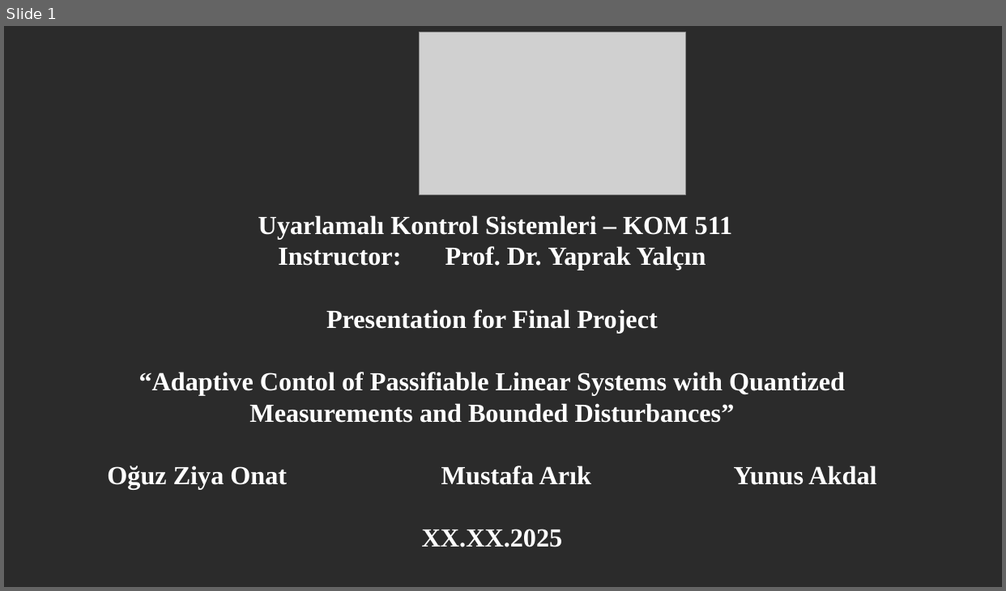
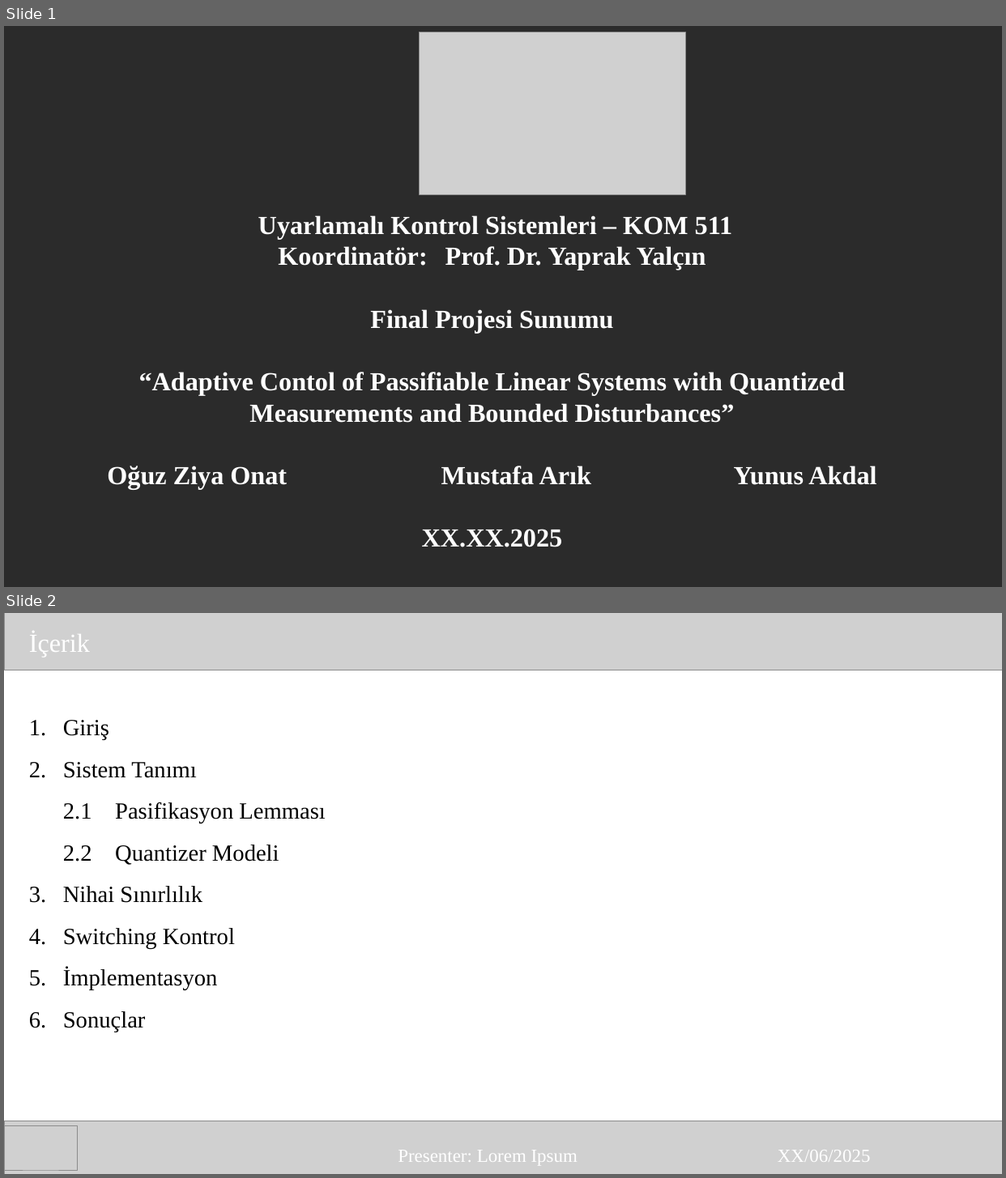
Before and after one commit to MrSkyGodz/KOM-511-Adaptive-Control, a slide deck: FinalProject/presentation_v0.pptx. Shown one above the other, each under a label of ours: slide 1 before the commit, slides 1 and 2 after it. The pictures are 1006x591 and 1006x1178 pixels, drawn with LibreOffice and Linux fonts; fonts in the diff are those of the drawing; grey boxes stand for pictures; background and template pictures are left out; a plain dark background stands for a picture behind light text. Boxes give left, top, right and bottom in pixels: in the first picture for what was removed or moved away, otherwise in the second. Text is boxed around its words. In the diff, an @@ line names an element or a change of style, - is before the commit and + after.

```diff
--- a/FinalProject/presentation_v0.pptx
+++ b/FinalProject/presentation_v0.pptx
@@ slide 2 added at bbox=[4, 613, 1002, 1174], background #FFFFFF @@
@@ picture added at bbox=[4, 613, 1002, 671] @@
@@ text added at bbox=[29, 632, 90, 657], 45 pt, text #FFFFFF @@
+  İçerik
@@ text added at bbox=[63, 720, 325, 1033], 40 pt, text #000000 @@
+  1. Giriş
+  2. Sistem Tanımı
+     2.1 Pasifikasyon Lemması
+     2.2 Quantizer Modeli
+  3. Nihai Sınırlılık
+  4. Switching Kontrol
+  5. İmplementasyon
+  6. Sonuçlar
@@ picture added at bbox=[4, 1121, 1002, 1174] @@
@@ picture added at bbox=[4, 1126, 78, 1170] @@
@@ text added at bbox=[398, 1150, 577, 1166], 32 pt, text #FFFFFF @@
+Presenter: Lorem Ipsum
@@ text added at bbox=[778, 1150, 871, 1162], 32 pt, text #FFFFFF @@
+XX/06/2025
@@ slide 1 changed as well @@
@@ text at bbox=[278, 246, 706, 333]: text changed @@
-Instructor: Prof. Dr. Yaprak Yalçın
-Presentation for Final Project
+Koordinatör: Prof. Dr. Yaprak Yalçın
+Final Projesi Sunumu
```
Also in this commit, not shown: 6 other slides changed, 3 other slides added, 1 slide removed.
